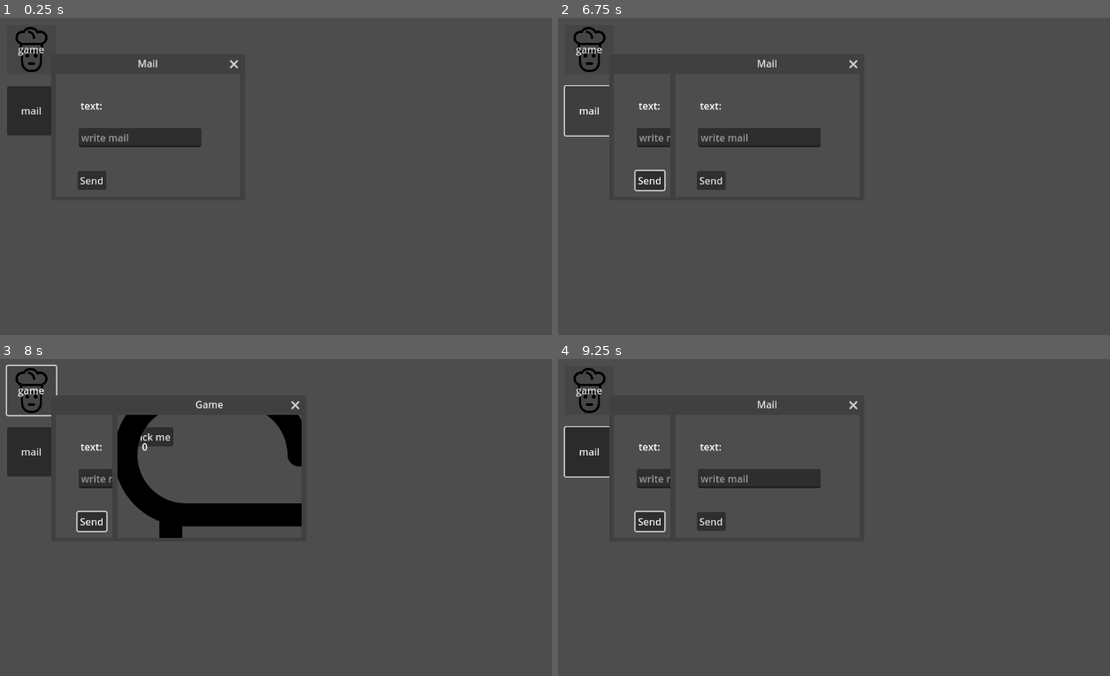
Above: before the commit, frames 1-4 (two rows, left to right).
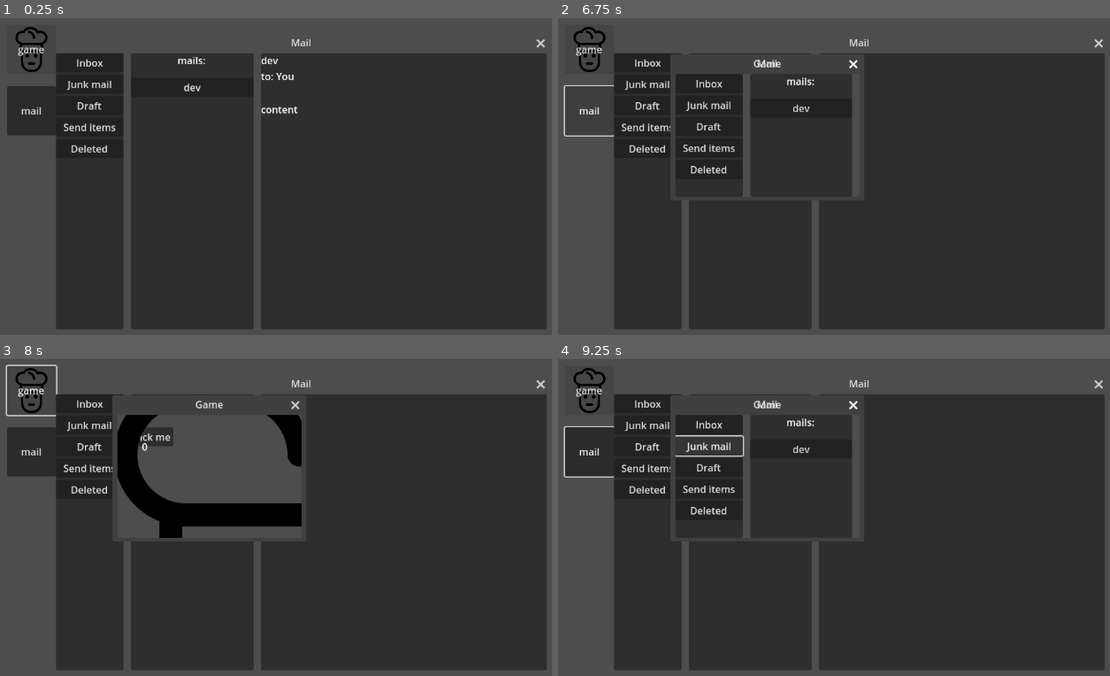
Above: after the commit, the same moments.

Repository: BoneSheep/patch-notes-jam
Game: Godot game, scene res://desktop.tscn
Two runs of this game, one before a commit and one after it. Both use one fixed random seed, a clock stepped at 60 frames per second and the inputs below.
Inputs (mouse positions are in pixels of both pictures, inside the frame that each line leads up to):
- Up to frame 1 (0.25 s): no input
- Up to frame 2 (6.75 s): click (651, 179) at 0.5 s, where only the run before the commit has a clickable "Send"; click (646, 62) at 1.25 s, where only the run after the commit has a clickable "Inbox"; click (646, 84) at 2 s, where only the run after the commit has a clickable "Junk mail"; click (646, 106) at 2.75 s, where only the run after the commit has a clickable "Draft"; click "Send" (after the commit: "Send items") at 3.5 s; click "Send" (after the commit: "dev") at 4.25 s; click "game" at 5 s; click "click me" at 5.75 s; click "mail" at 6.5 s
- Up to frame 3 (8 s): click "game" at 7.25 s
- Up to frame 4 (9.25 s): click "mail" at 8 s; click "click me" at 8.75 s

The runs differ from the first frame. In frame 1, 71% of the frame differs, in the area x 10-100%, y 6-99%; in frame 2, 69%; in frame 3, 59%; in frame 4, 69%.

Commit message:
basic mail system ui

Diff:
--- /dev/null
+++ b/UI/app/styleBoxTextures/new_style_box_texture.tres
@@ -0,0 +1,7 @@
+[gd_resource type="StyleBoxTexture" load_steps=2 format=3 uid="uid://d1efvb7fjraxj"]
+
+[ext_resource type="Texture2D" uid="uid://bebgy38tthbc3" path="res://svgs/Naamloos.png" id="1_oj6l4"]
+
+[resource]
+resource_local_to_scene = true
+texture = ExtResource("1_oj6l4")
--- a/UI/mailClient/mail_window.tscn
+++ b/UI/mailClient/mail_window.tscn
@@ -1,44 +1,124 @@
 [gd_scene load_steps=3 format=3 uid="uid://cjo82jjgns1aa"]
 
+[ext_resource type="StyleBox" uid="uid://d1efvb7fjraxj" path="res://UI/app/styleBoxTextures/new_style_box_texture.tres" id="1_eb2cd"]
 [ext_resource type="Script" uid="uid://bexo5wnywhu36" path="res://scripts/mail_window.gd" id="1_rvd7j"]
-[ext_resource type="Script" uid="uid://clr48cbrqege8" path="res://UI/mailClient/button.gd" id="2_eb2cd"]
 
 [node name="MailWindow" type="Window"]
 title = "Mail"
-position = Vector2i(100, 100)
-size = Vector2i(300, 200)
+position = Vector2i(100, 66)
+size = Vector2i(800, 450)
+theme_override_styles/embedded_border = ExtResource("1_eb2cd")
 script = ExtResource("1_rvd7j")
 
 [node name="SubViewportContainer" type="SubViewportContainer" parent="."]
-offset_right = 40.0
-offset_bottom = 40.0
+anchors_preset = 15
+anchor_right = 1.0
+anchor_bottom = 1.0
+grow_horizontal = 2
+grow_vertical = 2
+size_flags_horizontal = 3
+size_flags_vertical = 3
+stretch = true
 
 [node name="SubViewport" type="SubViewport" parent="SubViewportContainer"]
 handle_input_locally = false
+size = Vector2i(800, 450)
 render_target_update_mode = 4
 
-[node name="Label" type="Label" parent="SubViewportContainer/SubViewport"]
-offset_left = 40.0
+[node name="Control" type="Control" parent="SubViewportContainer/SubViewport"]
+layout_mode = 3
+anchors_preset = 15
+anchor_right = 1.0
+anchor_bottom = 1.0
+grow_horizontal = 2
+grow_vertical = 2
+size_flags_horizontal = 3
+size_flags_vertical = 3
+
+[node name="HSplitContainer" type="HSplitContainer" parent="SubViewportContainer/SubViewport/Control"]
+layout_mode = 1
+anchors_preset = 15
+anchor_right = 1.0
+anchor_bottom = 1.0
+grow_horizontal = 2
+grow_vertical = 2
+split_offset = 110
+
+[node name="Panel" type="Panel" parent="SubViewportContainer/SubViewport/Control/HSplitContainer"]
+layout_mode = 2
+
+[node name="VBoxContainer" type="VBoxContainer" parent="SubViewportContainer/SubViewport/Control/HSplitContainer/Panel"]
+layout_mode = 1
+anchors_preset = 15
+anchor_right = 1.0
+anchor_bottom = 1.0
+grow_horizontal = 2
+grow_vertical = 2
+
+[node name="Inbox" type="Button" parent="SubViewportContainer/SubViewport/Control/HSplitContainer/Panel/VBoxContainer"]
+layout_mode = 2
+text = "Inbox"
+
+[node name="JunkMail" type="Button" parent="SubViewportContainer/SubViewport/Control/HSplitContainer/Panel/VBoxContainer"]
+layout_mode = 2
+text = "Junk mail"
+
+[node name="Draft" type="Button" parent="SubViewportContainer/SubViewport/Control/HSplitContainer/Panel/VBoxContainer"]
+layout_mode = 2
+text = "Draft"
+
+[node name="Button" type="Button" parent="SubViewportContainer/SubViewport/Control/HSplitContainer/Panel/VBoxContainer"]
+layout_mode = 2
+text = "Send items"
+
+[node name="Button2" type="Button" parent="SubViewportContainer/SubViewport/Control/HSplitContainer/Panel/VBoxContainer"]
+layout_mode = 2
+text = "Deleted"
+
+[node name="HSplitContainer2" type="HSplitContainer" parent="SubViewportContainer/SubViewport/Control/HSplitContainer"]
+layout_mode = 2
+split_offset = 200
+
+[node name="Panel" type="Panel" parent="SubViewportContainer/SubViewport/Control/HSplitContainer/HSplitContainer2"]
+layout_mode = 2
+
+[node name="Label" type="Label" parent="SubViewportContainer/SubViewport/Control/HSplitContainer/HSplitContainer2/Panel"]
+layout_mode = 1
+anchors_preset = 5
+anchor_left = 0.5
+anchor_right = 0.5
+offset_left = -24.0
+offset_right = 24.0
+offset_bottom = 23.0
+grow_horizontal = 2
+text = "mails:"
+
+[node name="VBoxContainer" type="VBoxContainer" parent="SubViewportContainer/SubViewport/Control/HSplitContainer/HSplitContainer2/Panel"]
+layout_mode = 1
+anchors_preset = 15
+anchor_right = 1.0
+anchor_bottom = 1.0
 offset_top = 40.0
-offset_right = 80.0
-offset_bottom = 63.0
-text = "text:"
+grow_horizontal = 2
+grow_vertical = 2
 
-[node name="Button" type="Button" parent="SubViewportContainer/SubViewport"]
-offset_left = 35.0
-offset_top = 158.0
-offset_right = 82.0
-offset_bottom = 189.0
-text = "Send"
-script = ExtResource("2_eb2cd")
+[node name="Button" type="Button" parent="SubViewportContainer/SubViewport/Control/HSplitContainer/HSplitContainer2/Panel/VBoxContainer"]
+layout_mode = 2
+text = "dev"
 
-[node name="TextEdit" type="LineEdit" parent="SubViewportContainer/SubViewport"]
-custom_minimum_size = Vector2(200, 10)
-offset_left = 37.0
-offset_top = 88.0
-offset_right = 105.563
-offset_bottom = 119.0
-placeholder_text = "write mail
-"
+[node name="Panel2" type="Panel" parent="SubViewportContainer/SubViewport/Control/HSplitContainer/HSplitContainer2"]
+layout_mode = 2
 
-[connection signal="pressed" from="SubViewportContainer/SubViewport/Button" to="SubViewportContainer/SubViewport/Button" method="_on_pressed"]
+[node name="Header" type="Label" parent="SubViewportContainer/SubViewport/Control/HSplitContainer/HSplitContainer2/Panel2"]
+layout_mode = 0
+offset_right = 40.0
+offset_bottom = 23.0
+text = "dev
+to: You"
+
+[node name="Label" type="Label" parent="SubViewportContainer/SubViewport/Control/HSplitContainer/HSplitContainer2/Panel2"]
+layout_mode = 0
+offset_top = 80.0
+offset_right = 40.0
+offset_bottom = 103.0
+text = "content"
Binary file added: svgs/Naamloos.png
Not shown, added: svgs/Naamloos.png.import
